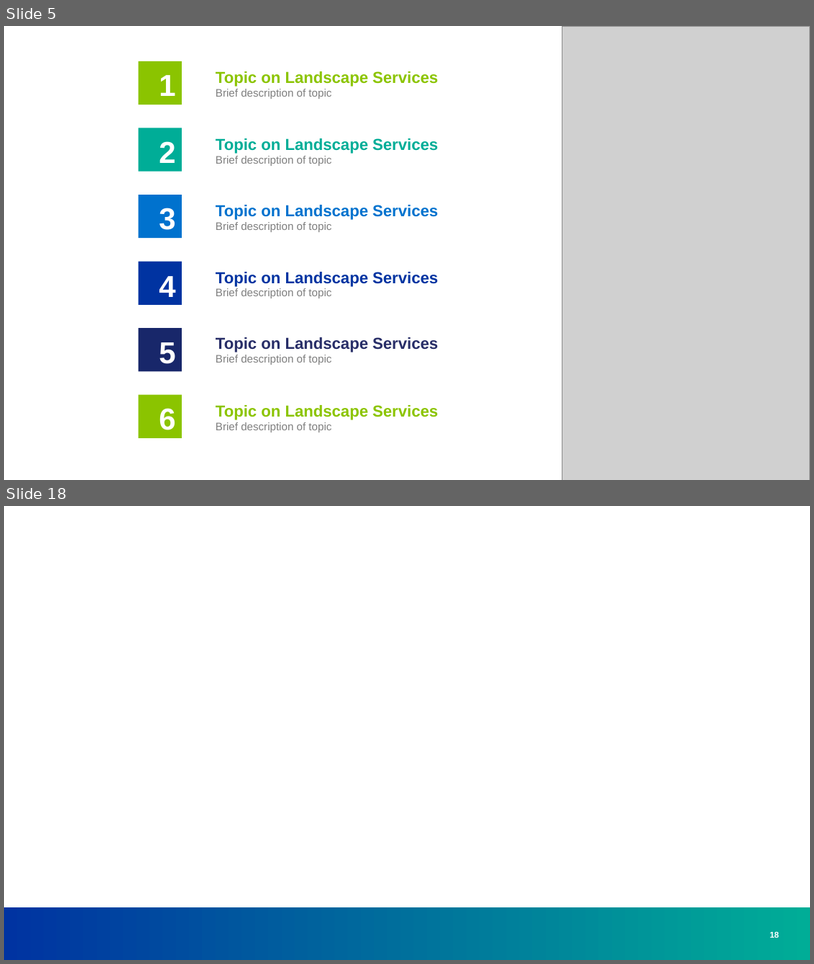
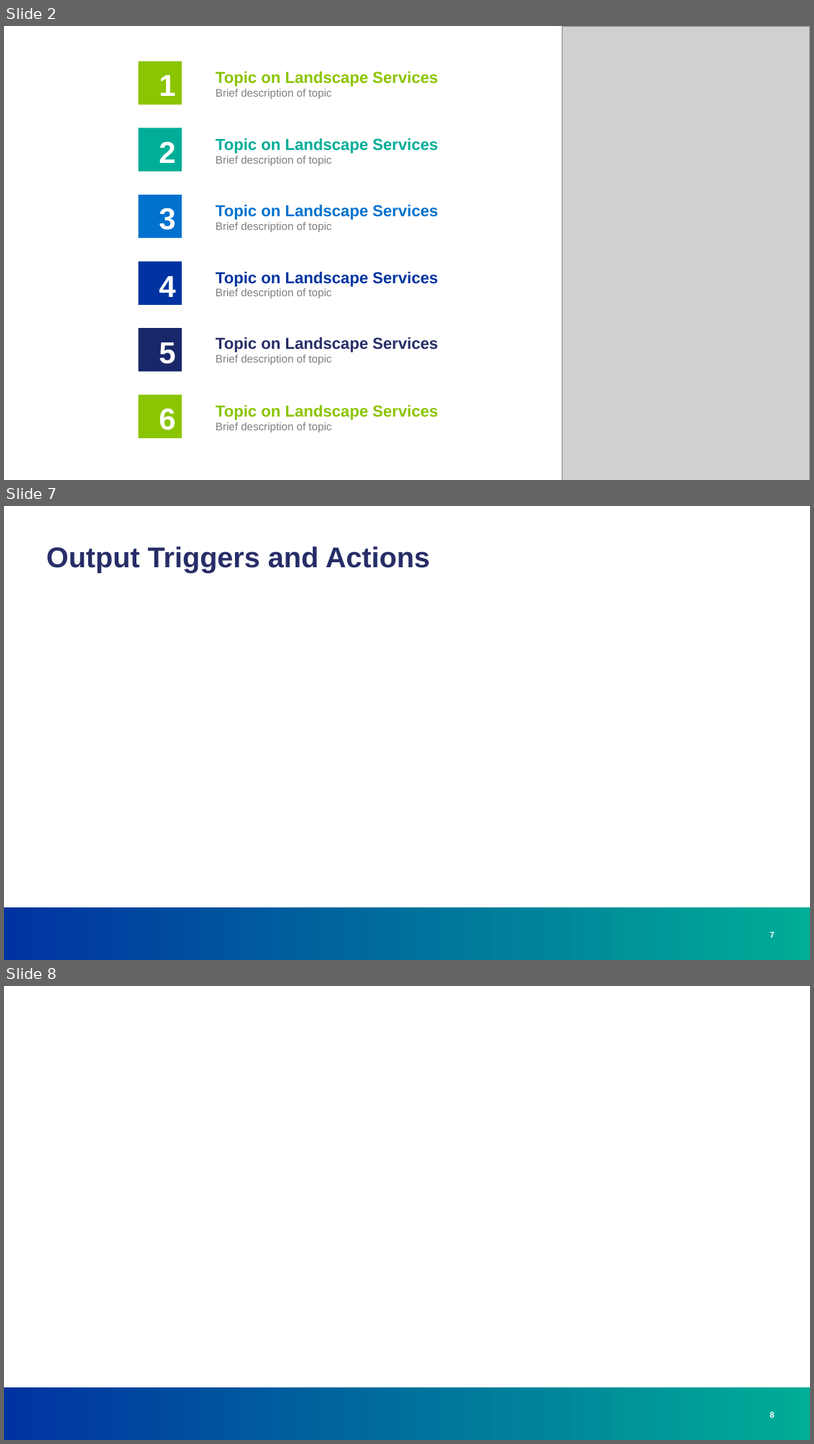
Before and after one commit to greg-e/irrigation, a slide deck: fsm_irrigation.pptx. Shown one above the other, each under a label of ours: slides 5 and 18 before the commit, slides 2, 7 and 8 after it; the slides between them are not shown. The pictures are 814x964 and 814x1444 pixels, drawn with LibreOffice and Linux fonts; fonts in the diff are those of the drawing; grey boxes stand for pictures; background and template pictures are left out. Boxes give left, top, right and bottom in pixels: in the first picture for what was removed or moved away, otherwise in the second. Text is boxed around its words. In the diff, an @@ line names an element or a change of style, - is before the commit and + after.

```diff
--- a/fsm_irrigation.pptx
+++ b/fsm_irrigation.pptx
@@ slide 7 added at <box>4,506,810,960</box>, background #FFFFFF; not listed: 1 template element that a slide beside it also shows @@
@@ title added at <box>46,546,430,573</box>, 34 pt, text #272D67, bold @@
+Output Triggers and Actions
@@ page number added at <box>770,932,774,937</box>, 10 pt, text #FFFFFF, bold @@
+7
@@ what was slide 5 is now slide 2 @@
@@ what was slide 18 is now slide 8 @@
@@ page number at <box>770,1411,774,1419</box>: text changed @@
-18
+8
```
Also in this commit, not shown: 5 other slides added, 16 slides removed.
